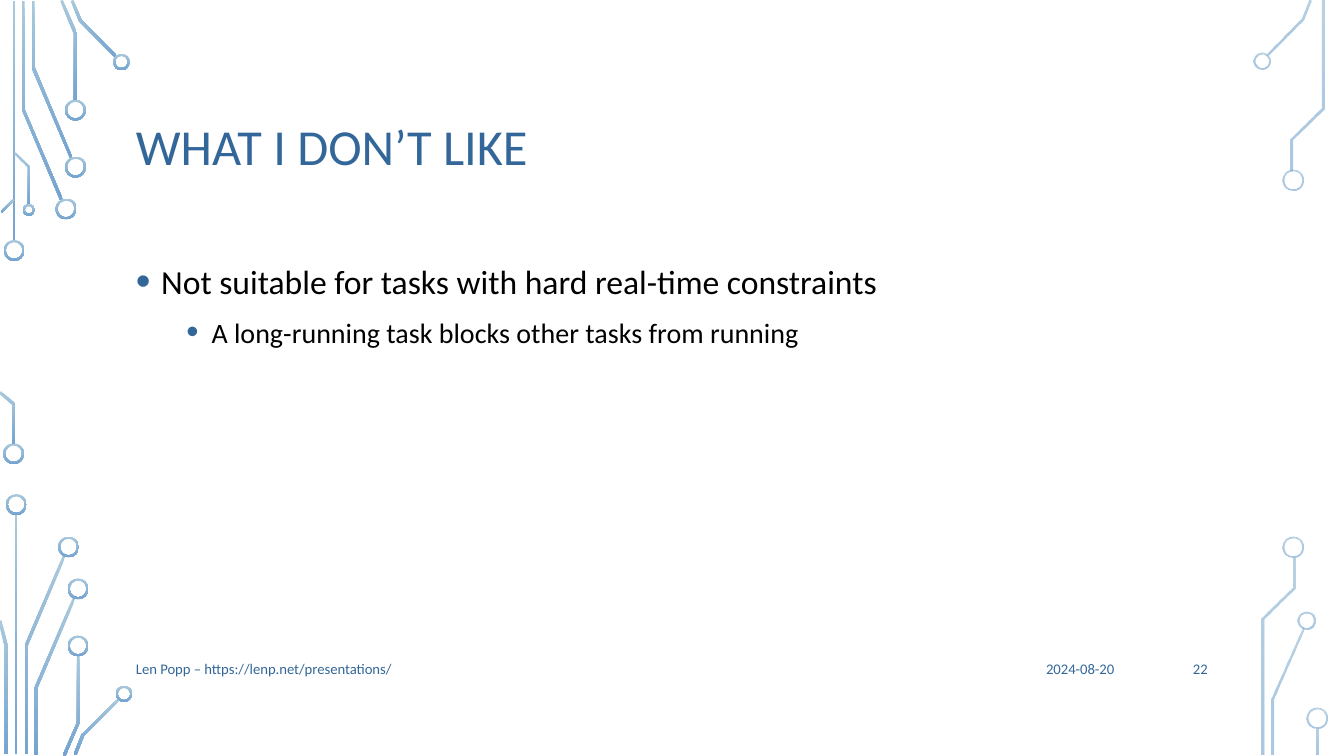
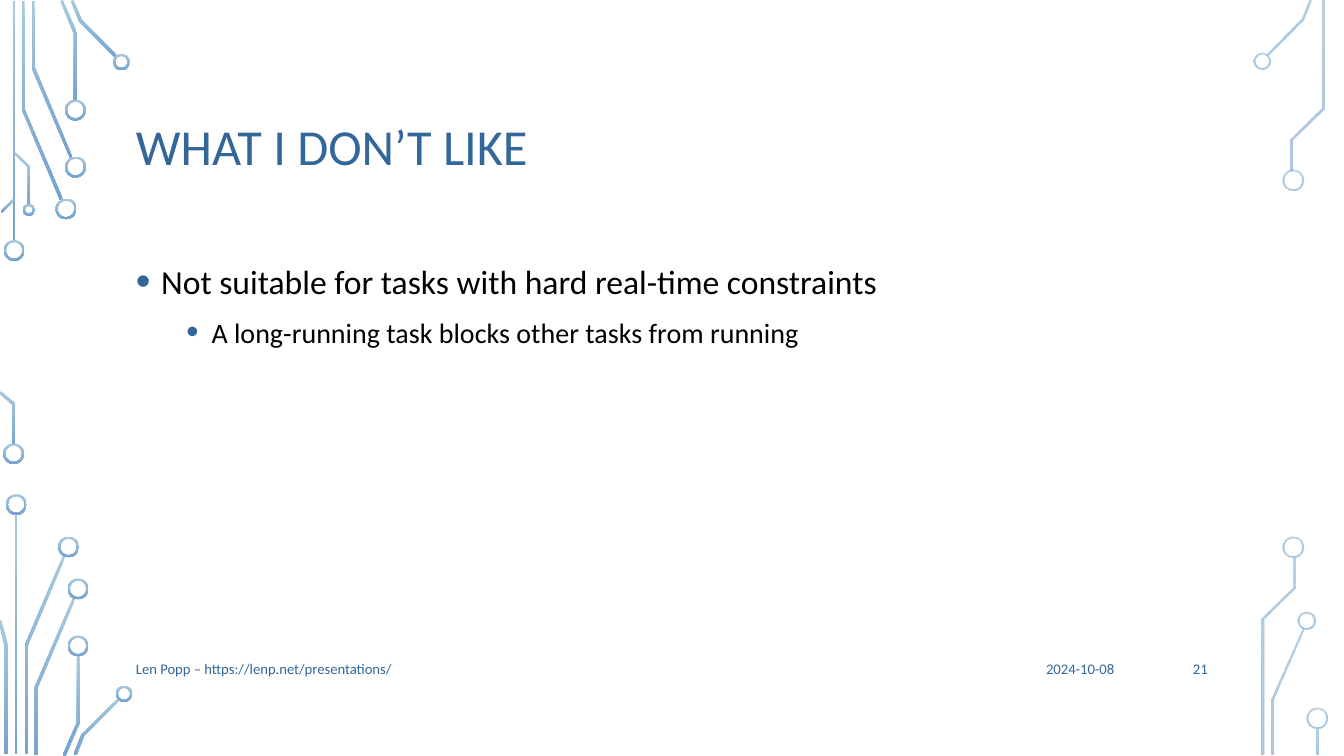
Before and after one commit to Len42/presentations, a slide deck: slide 21 of TaskScheduler/TaskScheduler.pptx (slide 22 before the commit). Drawn at 1344x756 pixels with LibreOffice and Linux fonts; fonts in the diff are those of the drawing; background and template pictures are left out. Boxes give left, top, right and bottom in pixels: in the first picture for what was removed or moved away, otherwise in the second. Text is boxed around its words. In the diff, an @@ line names an element or a change of style, - is before the commit and + after.

```diff
--- a/TaskScheduler/TaskScheduler.pptx
+++ b/TaskScheduler/TaskScheduler.pptx
@@ text at [1046, 664, 1114, 674]: text changed @@
-2024-08-20
+2024-10-08
@@ page number at [1193, 664, 1208, 674]: text changed @@
-22
+21
```
Also in this commit, not shown: 22 other slides changed, 1 slide removed, 1 other file.
